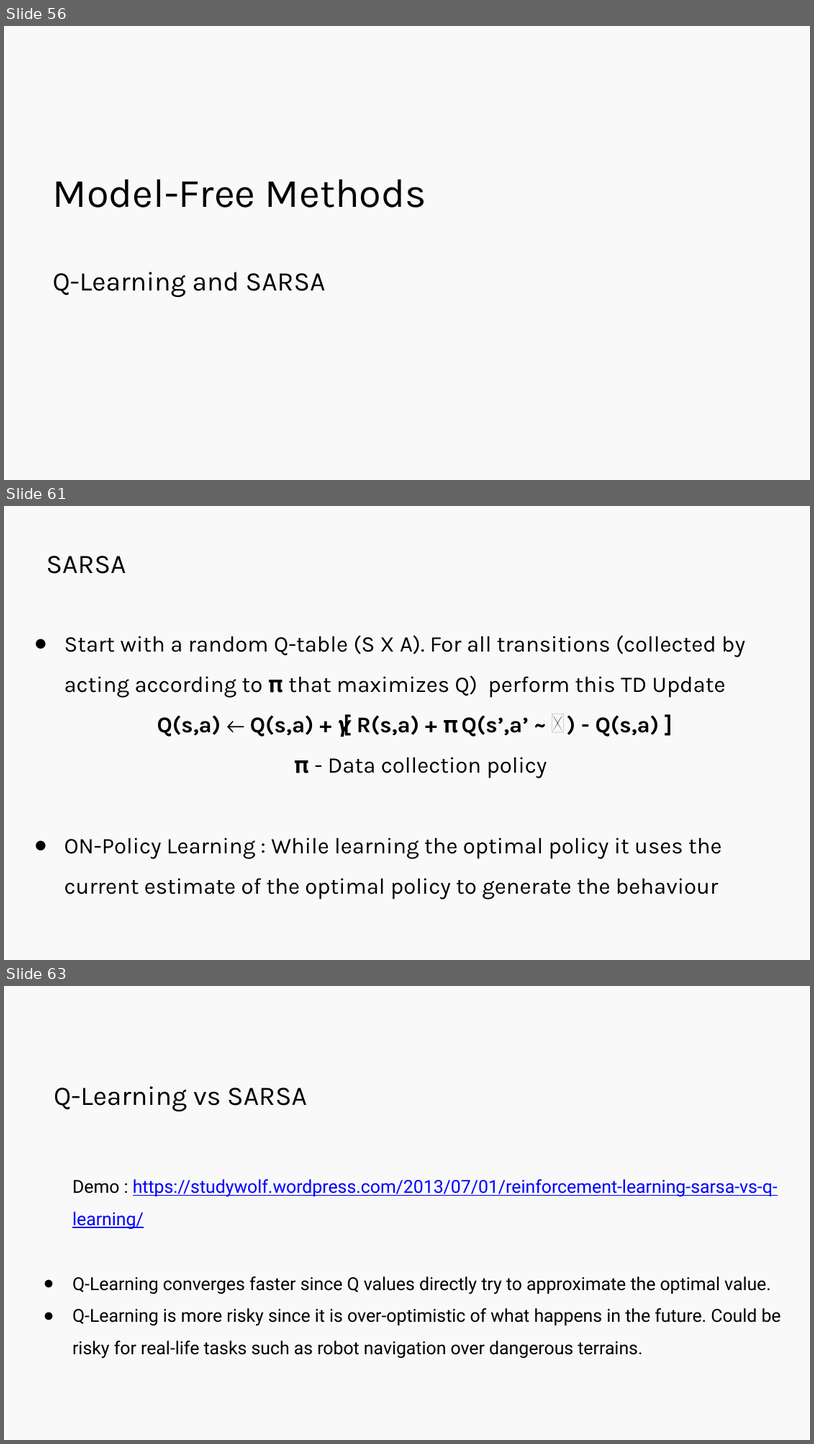
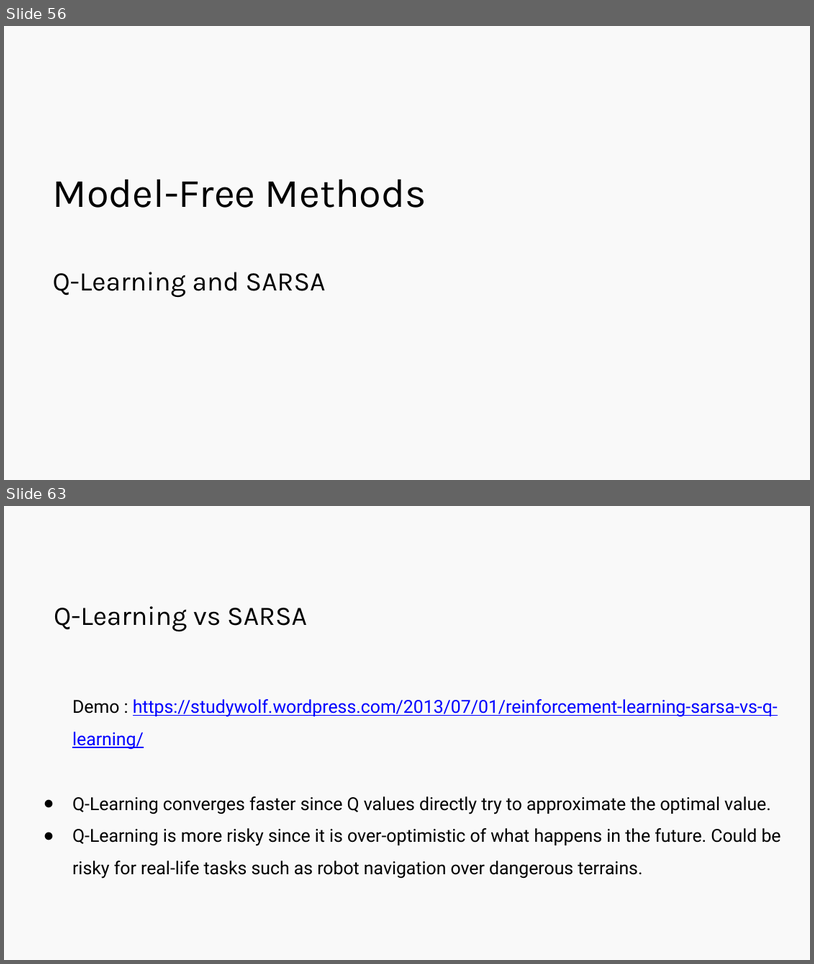
Before and after one commit to Harvard-IACS/2019-CS109B, a slide deck: content/lectures/lecture14/presentation/cs109b_lecture14_RL.pptx. Shown one above the other, each under a label of ours: slides 56, 61 and 63 before the commit, slides 56 and 63 after it; the slides between them are not shown. The pictures are 814x1444 and 814x964 pixels, drawn with LibreOffice and Linux fonts; fonts in the diff are those of the drawing. Boxes give left, top, right and bottom in pixels: in the first picture for what was removed or moved away, otherwise in the second. Text is boxed around its words. In the diff, an @@ line names an element or a change of style, - is before the commit and + after.

```diff
--- a/content/lectures/lecture14/presentation/cs109b_lecture14_RL.pptx
+++ b/content/lectures/lecture14/presentation/cs109b_lecture14_RL.pptx
@@ slide 61 removed at bbox=[4, 506, 810, 960], background #F9F9F9 @@
@@ title removed at bbox=[46, 556, 126, 574] @@
-SARSA
@@ text removed at bbox=[64, 635, 746, 899] @@
-● Start with a random Q-table (S X A). For all transitions (collected by acting according to 𝛑 that maximizes Q) perform this TD Update
-Q(s,a) ← Q(s,a) + ⍺ [ R(s,a) + 𝜸 Q(s’,a’ ~ 𝛑) - Q(s,a) ]
-𝛑 - Data collection policy
-● ON-Policy Learning : While learning the optimal policy it uses the current estimate of the optimal policy to generate the behaviour
```
Also in this commit, not shown: 7 slides changed, 2 slides added, 1 other slide removed.
